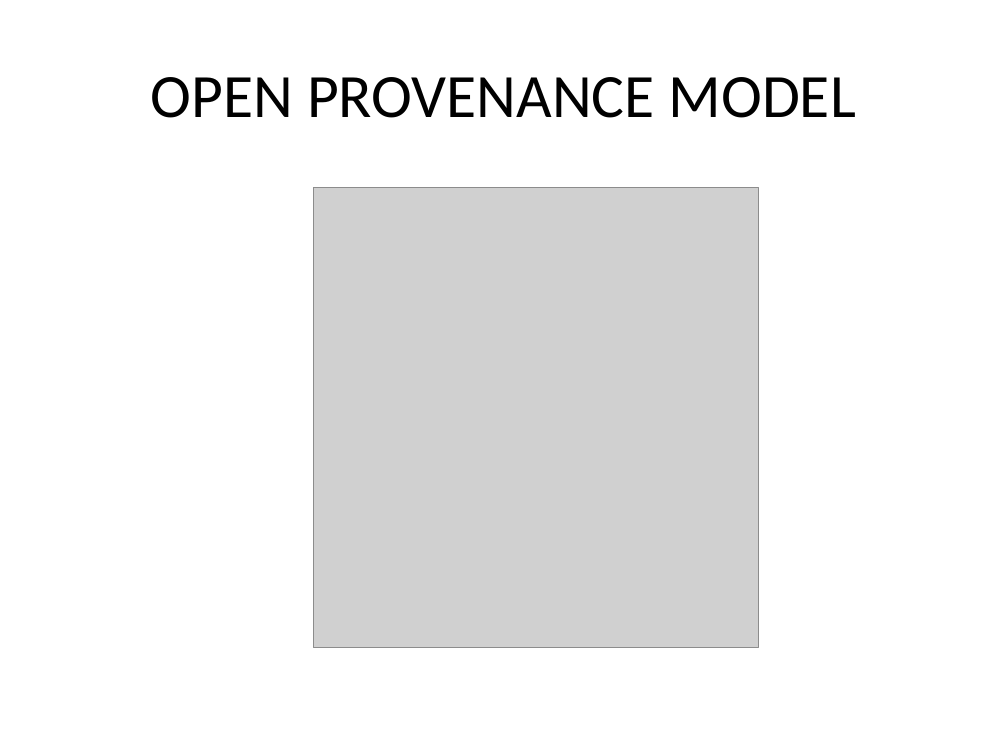
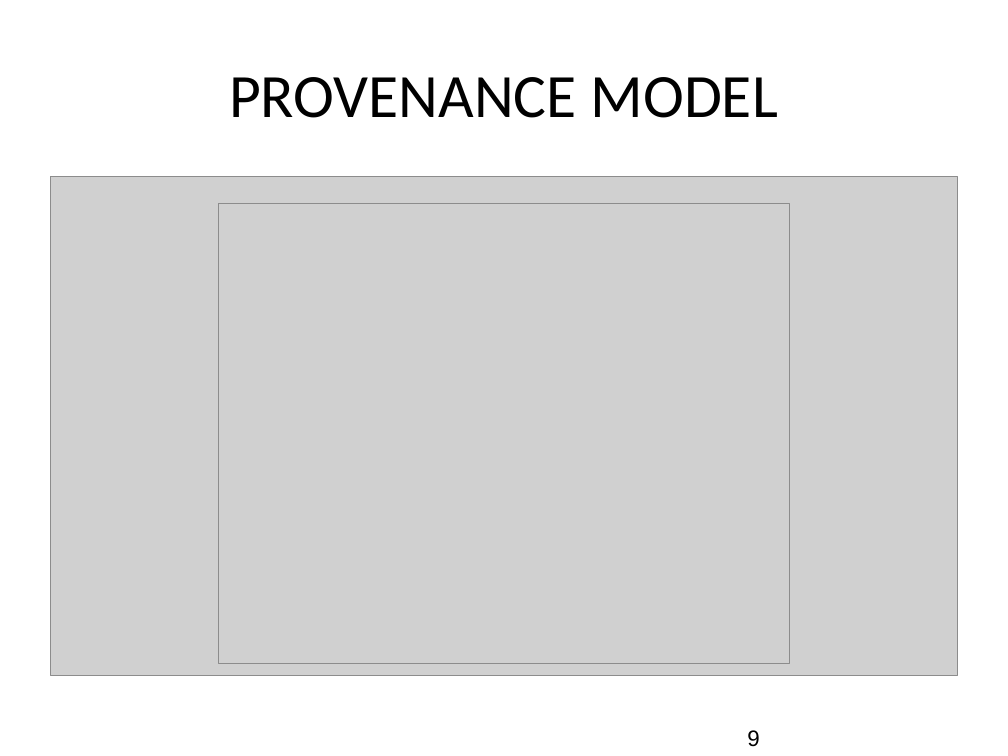
Before and after one commit to gems-uff/sdm, a slide deck: slide 9 of Documents/Apresentação/Provenance- Apresentação SBGames.ppt (slide 7 before the commit). Drawn at 1008x756 pixels with LibreOffice and Linux fonts; fonts in the diff are those of the drawing; grey boxes stand for pictures; background and template pictures are left out. Boxes give left, top, right and bottom in pixels: in the first picture for what was removed or moved away, otherwise in the second. Text is boxed around its words. In the diff, an @@ line names an element or a change of style, - is before the commit and + after.

```diff
--- a/Documents/Apresentação/Provenance- Apresentação SBGames.ppt
+++ b/Documents/Apresentação/Provenance- Apresentação SBGames.ppt
@@ title at (229,77,778,118): text changed @@
-OPEN PROVENANCE MODEL
+PROVENANCE MODEL
@@ picture added at (50,176,958,675) @@
@@ picture: place and size @@
-picture at (313,187,758,648)
+picture at (218,204,789,664)
@@ page number added at (747,730,759,747), 16 pt, text #000000 @@
+9
```
Also in this commit, not shown: 11 other slides changed, 12 slides added, 4 slides removed.
